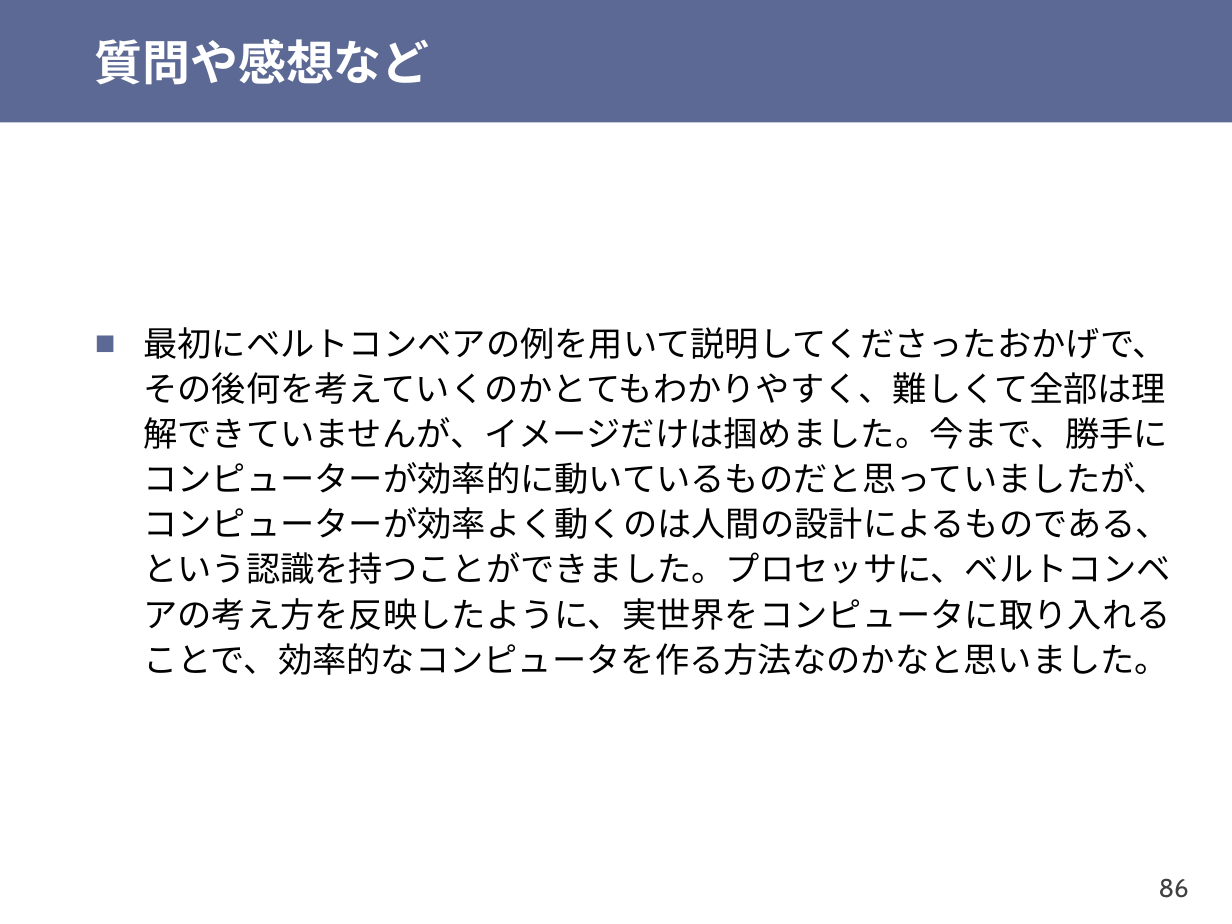
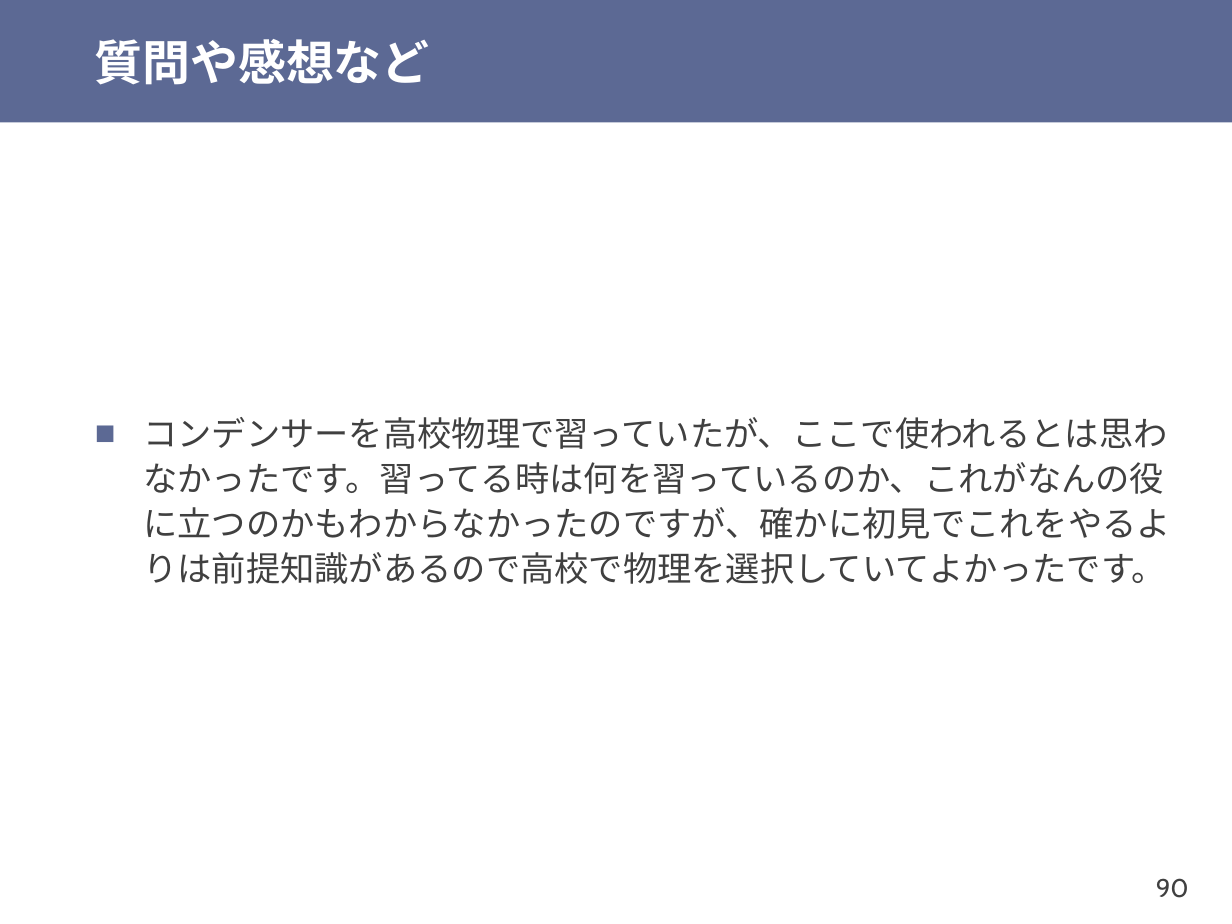
Before and after one commit to shioyadan/otya-computer-architecture-i, a slide deck: slide 90 of cai-shioya-06.pptx (slide 86 before the commit). Drawn at 1232x924 pixels with LibreOffice and Linux fonts; fonts in the diff are those of the drawing. Boxes give left, top, right and bottom in pixels: in the first picture for what was removed or moved away, otherwise in the second. Text is boxed around its words. In the diff, an @@ line names an element or a change of style, - is before the commit and + after.

```diff
--- a/cai-shioya-06.pptx
+++ b/cai-shioya-06.pptx
@@ text at (143,417,1171,584): text changed; font Noto Sans CJK JP to Cabin; text colour #000000 to #404040 @@
-■ 最初にベルトコンベアの例を用いて説明してくださったおかげで、その後何を考えていくのかとてもわかりやすく、難しくて全部は理解できていませんが、イメージだけは掴めました。今まで、勝手にコンピューターが効率的に動いているものだと思っていましたが、コンピューターが効率よく動くのは人間の設計によるものである、という認識を持つことができました。プロセッサに、ベルトコンベアの考え方を反映したように、実世界をコンピュータに取り入れることで、効率的なコンピュータを作る方法なのかなと思いました。
+■ コンデンサーを高校物理で習っていたが、ここで使われるとは思わなかったです。習ってる時は何を習っているのか、これがなんの役に立つのかもわからなかったのですが、確かに初見でこれをやるよりは前提知識があるので高校で物理を選択していてよかったです。
@@ page number at (1156,878,1189,898): text changed @@
-86
+90
```
Also in this commit, not shown: 32 other slides changed, 7 slides added, 1 slide removed, 1 other file.
